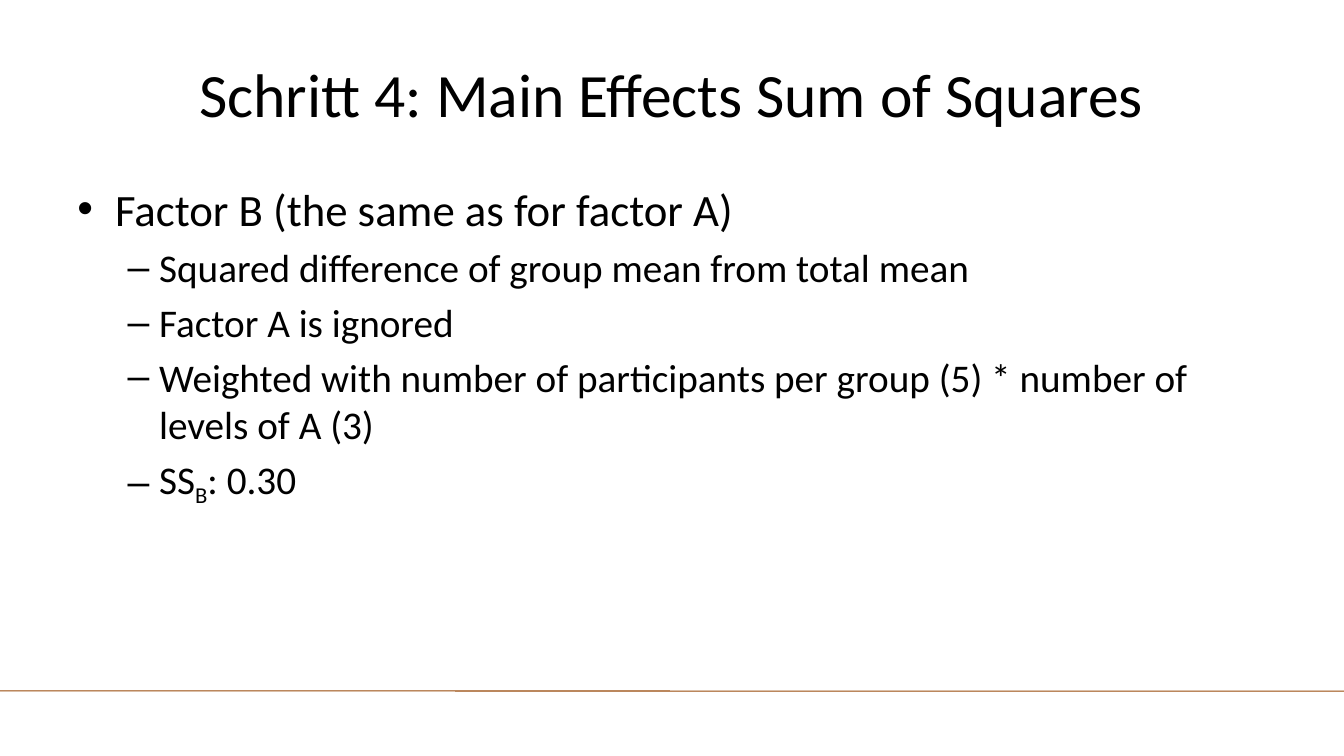
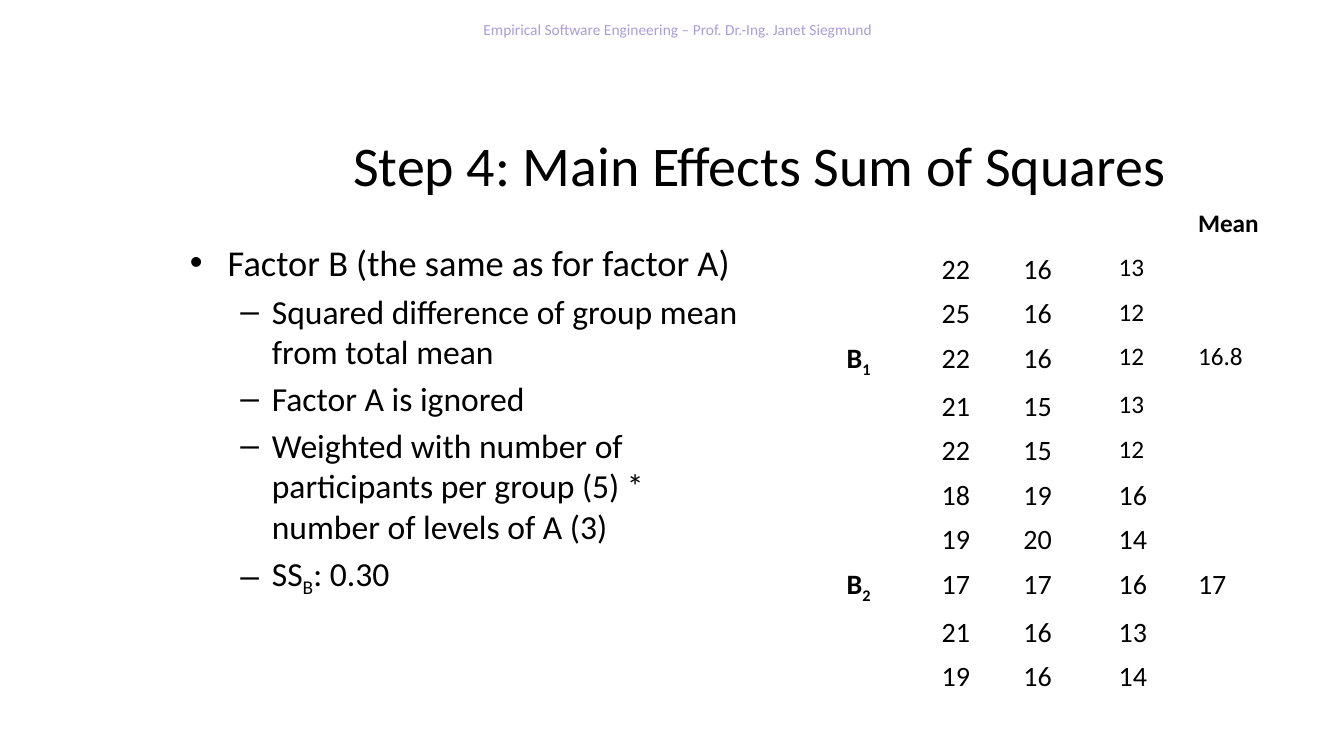
Before and after one commit to feigensp/lehre, a slide deck: slide 60 of ese/WS1920/04_Analysis.pptx (slide 59 before the commit). Drawn at 1344x756 pixels with LibreOffice and Linux fonts; fonts in the diff are those of the drawing; background and template pictures are left out. Boxes give left, top, right and bottom in pixels: in the first picture for what was removed or moved away, otherwise in the second. Text is boxed around its words. In the diff, an @@ line names an element or a change of style, - is before the commit and + after.

```diff
--- a/ese/WS1920/04_Analysis.pptx
+++ b/ese/WS1920/04_Analysis.pptx
@@ text added at [483, 24, 871, 38], 11 pt, text #AB9DDB @@
+Empirical Software Engineering – Prof. Dr.-Ing. Janet Siegmund
@@ title at [353, 147, 1165, 195]: text changed; size 44 to 40 pt @@
-Schritt 4: Main Effects Sum of Squares
+Step 4: Main Effects Sum of Squares
@@ table added at [837, 204, 1275, 691], 11 rows, 5 columns @@
+ |  |  |  | Mean
+ | 22 | 16 | 13 | 
+ | 25 | 16 | 12 | 
+B1 | 22 | 16 | 12 | 16.8
+ | 21 | 15 | 13 | 
+ | 22 | 15 | 12 | 
+ | 18 | 19 | 16 | 
+ | 19 | 20 | 14 | 
+B2 | 17 | 17 | 16 | 17
+ | 21 | 16 | 13 | 
+ | 19 | 16 | 14 | 
@@ text "Factor B (the same as ...": place and size @@
-text "Factor B (the same as ..." at [115, 193, 1188, 495]
+text "Factor B (the same as ..." at [228, 249, 737, 587]
@@ text "Factor B (the same as ..." at [228, 249, 737, 587]: size 32 to 26 pt in "Factor B (the same as for factor ..."; size 28 to 24 pt in "Squared difference of group mean from total ...", "Factor A is ignored", "Weighted with number of participants per group ...", "SSB: 0.30"; less space between paragraphs @@
@@ line removed from (0, 691) to (1344, 692) @@
```
Also in this commit, not shown: 40 other slides changed, 3 slides added, 18 slides removed, 5 other files.
